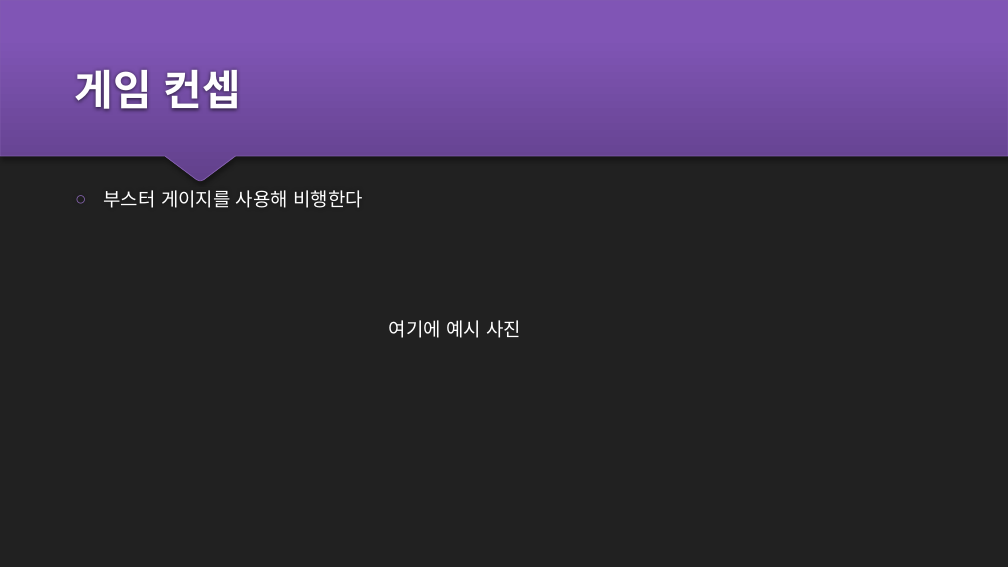
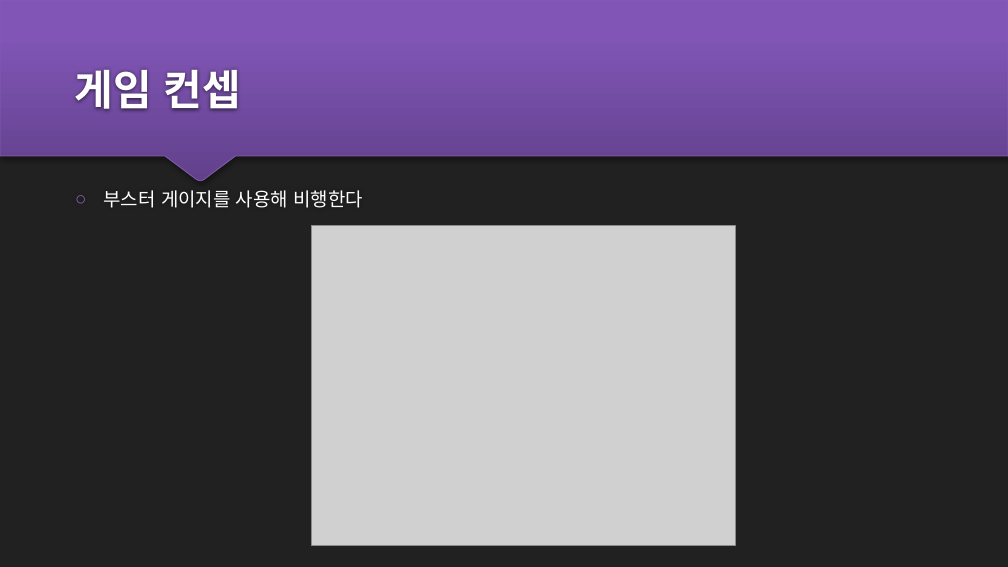
Before and after one commit to GogleEarth/Pills-Fighter, a slide deck: slide 7 of design/알약전사_발표ppt.pptx (slide 8 before the commit). Drawn at 1008x567 pixels with LibreOffice and Linux fonts; fonts in the diff are those of the drawing; grey boxes stand for pictures. Boxes give left, top, right and bottom in pixels: in the first picture for what was removed or moved away, otherwise in the second. Text is boxed around its words. In the diff, an @@ line names an element or a change of style, - is before the commit and + after.

```diff
--- a/design/알약전사_발표ppt.pptx
+++ b/design/알약전사_발표ppt.pptx
@@ picture added at [312, 225, 735, 545] @@
@@ text removed at [389, 320, 522, 338] @@
-여기에 예시 사진
```
Also in this commit, not shown: 4 other slides changed, 2 slides removed, 3 other files.
